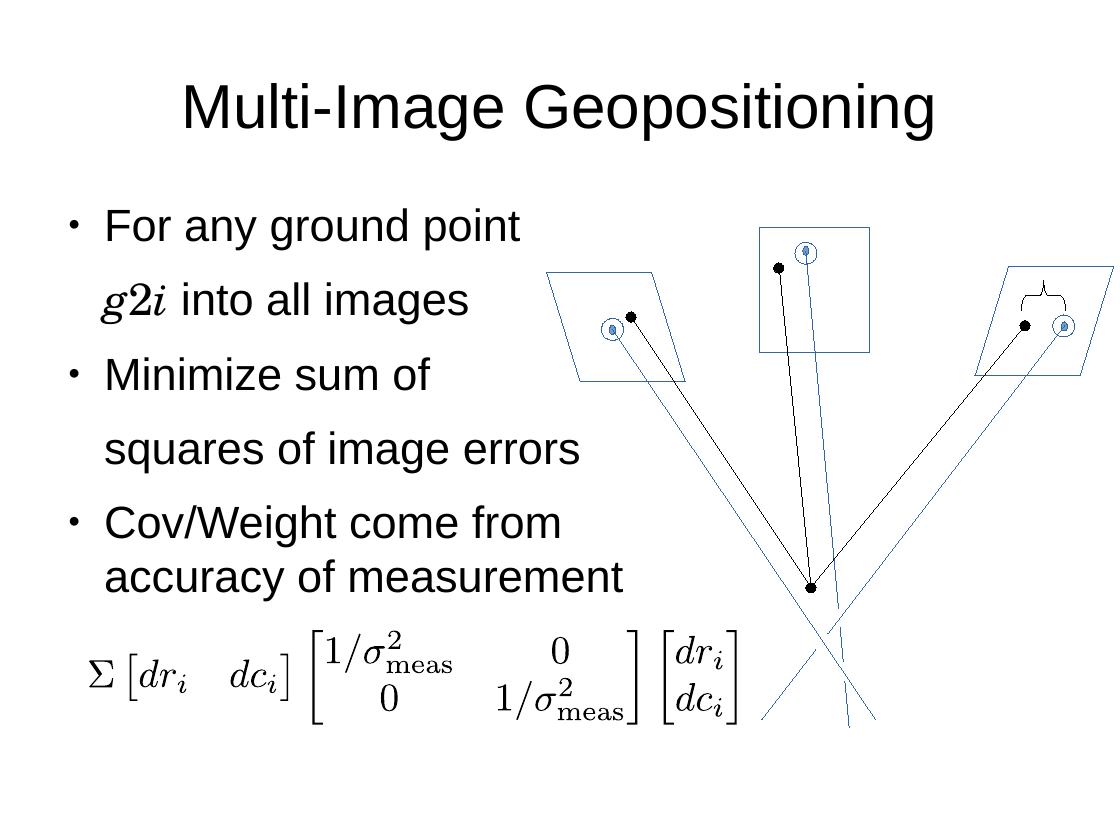
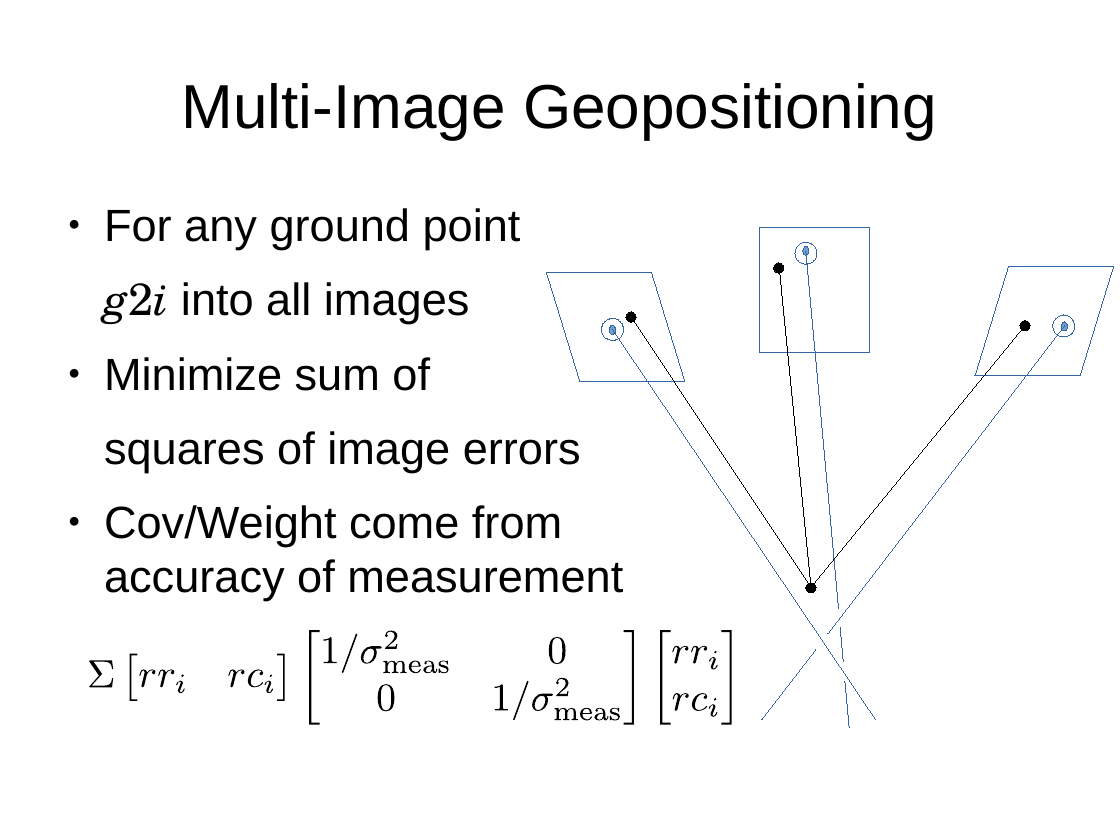
Before and after one commit to sethmerickel/Multi-Image-Geopositioning, a slide deck: slide 26 of papers/fresno2017.odp (slide 22 before the commit). Drawn at 1120x840 pixels with LibreOffice and Linux fonts; fonts in the diff are those of the drawing. Boxes give left, top, right and bottom in pixels: in the first picture for what was removed or moved away, otherwise in the second. Text is boxed around its words. In the diff, an @@ line names an element or a change of style, - is before the commit and + after.

```diff
--- a/papers/fresno2017.odp
+++ b/papers/fresno2017.odp
@@ freeform shape removed at [1021, 281, 1066, 310] @@
@@ freeform shape: place and size @@
-freeform shape at [87, 630, 748, 725]
+freeform shape at [87, 630, 743, 725]
@@ freeform shape: place and size @@
-freeform shape at [676, 636, 695, 664]
+freeform shape at [673, 646, 689, 665]
@@ 14 freeform shapes: place and size @@
-14 freeform shapes at [268, 630, 737, 725]
+14 freeform shapes at [264, 630, 732, 725]
@@ freeform shape: place and size @@
-freeform shape at [140, 660, 160, 687]
+freeform shape at [139, 670, 155, 688]
@@ freeform shape: place and size @@
-freeform shape at [231, 660, 250, 687]
+freeform shape at [229, 670, 245, 688]
@@ outline redrawn in 17 elements at [159, 670, 175, 688], [176, 675, 184, 693], [248, 670, 263, 688], [361, 646, 382, 664], [385, 631, 397, 649], [439, 661, 449, 673], [549, 637, 565, 665], [378, 684, 394, 711], [495, 684, 508, 710], [533, 694, 554, 711], [557, 678, 569, 696], [624, 630, 634, 725], [661, 630, 671, 725], [424, 661, 438, 673], [595, 708, 609, 721], [555, 708, 578, 721], [580, 708, 593, 721] @@
@@ freeform shape: place and size @@
-freeform shape at [677, 683, 696, 710]
+freeform shape at [673, 693, 689, 711]
```
Also in this commit, not shown: 26 other slides changed, 27 slides added, 9 slides removed, 2 other files.
